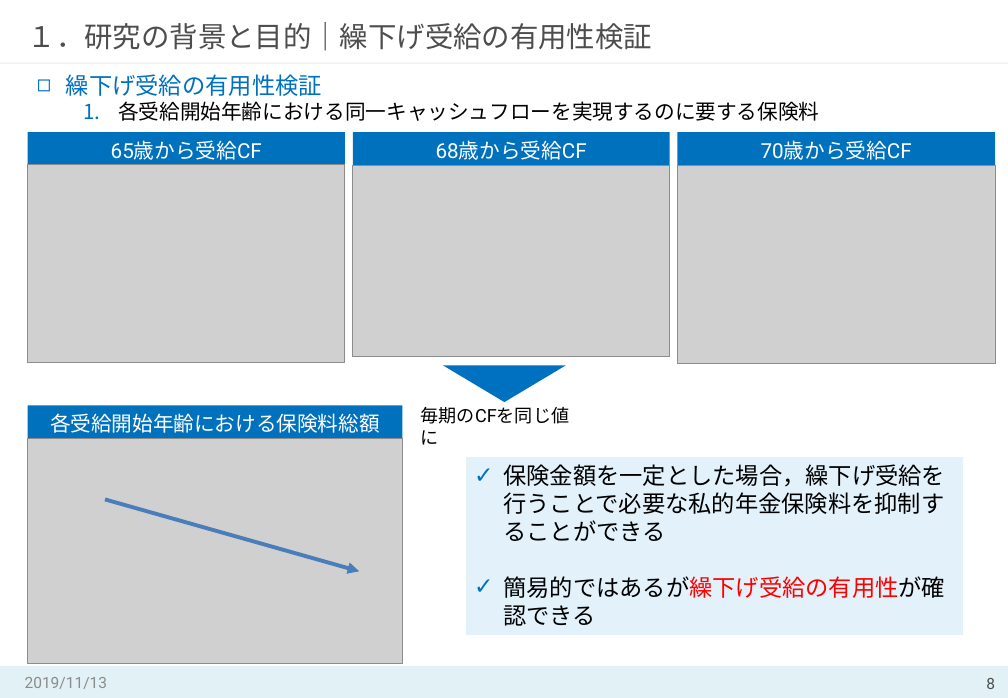
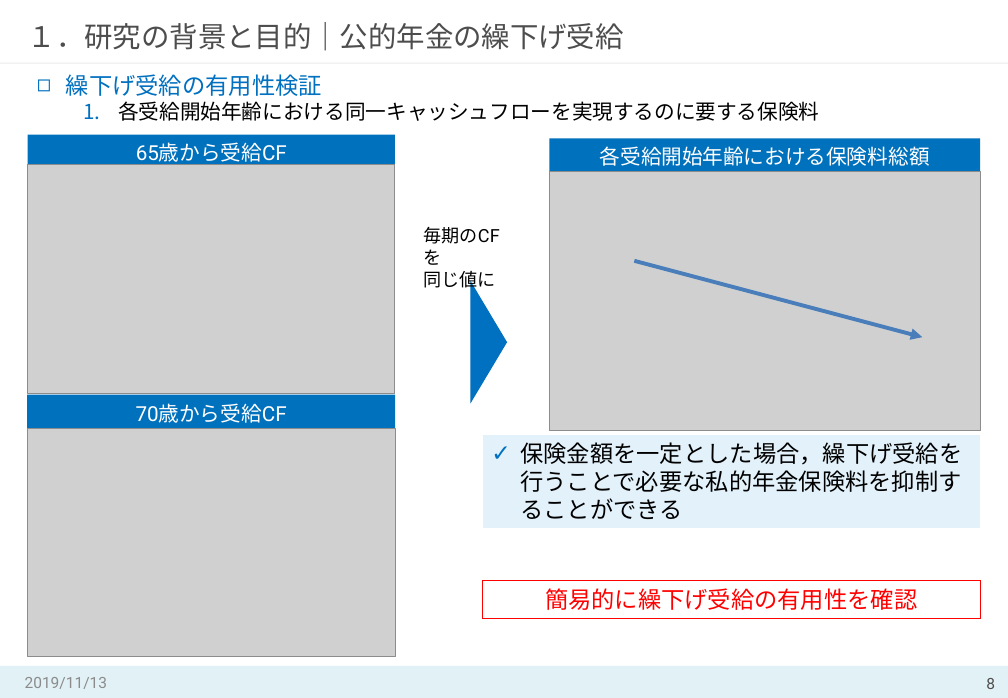
Before and after one commit to MasahiroShibahara/Open, a slide deck: slide 8 of Masahiro_Shibahara①.pptx. Drawn at 1008x698 pixels with LibreOffice and Linux fonts; fonts in the diff are those of the drawing; grey boxes stand for pictures. Boxes give left, top, right and bottom in pixels: in the first picture for what was removed or moved away, otherwise in the second. Text is boxed around its words. In the diff, an @@ line names an element or a change of style, - is before the commit and + after.

```diff
--- a/Masahiro_Shibahara①.pptx
+++ b/Masahiro_Shibahara①.pptx
@@ title at <box>28,22,624,51</box>: text changed @@
-１．研究の背景と目的｜繰下げ受給の有用性検証
+１．研究の背景と目的｜公的年金の繰下げ受給
@@ rectangle "65歳から受給CF": place and size @@
-rectangle "65歳から受給CF" at <box>28,132,345,166</box>
+rectangle "65歳から受給CF" at <box>28,135,396,168</box>
@@ rectangle removed at <box>353,132,670,166</box> @@
-68歳から受給CF
@@ rectangle "各受給開始年齢における保険料総額": place and size @@
-rectangle "各受給開始年齢における保険料総額" at <box>28,406,403,439</box>
+rectangle "各受給開始年齢における保険料総額" at <box>549,139,980,172</box>
@@ picture: place and size @@
-picture at <box>28,165,345,363</box>
+picture at <box>28,165,396,394</box>
@@ picture removed at <box>353,166,670,356</box> @@
@@ picture: place and size @@
-picture at <box>28,438,403,664</box>
+picture at <box>549,172,980,431</box>
@@ text at <box>424,227,500,291</box>: text changed @@
-毎期のCFを同じ値に
+毎期のCFを
+同じ値に
@@ arrow moved from (105, 500) - (359, 571) to (635, 261) - (922, 337) @@
@@ triangle at <box>470,281,507,403</box>: rotation 180 to 90 degrees @@
@@ rectangle "70歳から受給CF": place and size @@
-rectangle "70歳から受給CF" at <box>678,132,995,166</box>
+rectangle "70歳から受給CF" at <box>27,395,395,428</box>
@@ picture: place and size @@
-picture at <box>678,166,995,363</box>
+picture at <box>27,428,395,656</box>
@@ rectangle "保険金額を一定とした場合，繰下げ受給を行うことで必要な私的年金保険料を抑制することができる": place and size @@
-rectangle "保険金額を一定とした場合，繰下げ受給を行うことで必要な私的年金保険料を抑制することができる" at <box>465,457,963,636</box>
+rectangle "保険金額を一定とした場合，繰下げ受給を行うことで必要な私的年金保険料を抑制することができる" at <box>482,435,980,529</box>
@@ rectangle added at <box>482,581,980,618</box>, outline #FF0000 0.75 pt, 18 pt, text #FF0000 @@
+簡易的に繰下げ受給の有用性を確認
@@ text in rectangle at <box>503,576,945,626</box>: paragraph removed @@
-✓ 簡易的ではあるが繰下げ受給の有用性が確認できる
```
Also in this commit, not shown: 23 other slides changed, 4 slides added, 1 slide removed.
